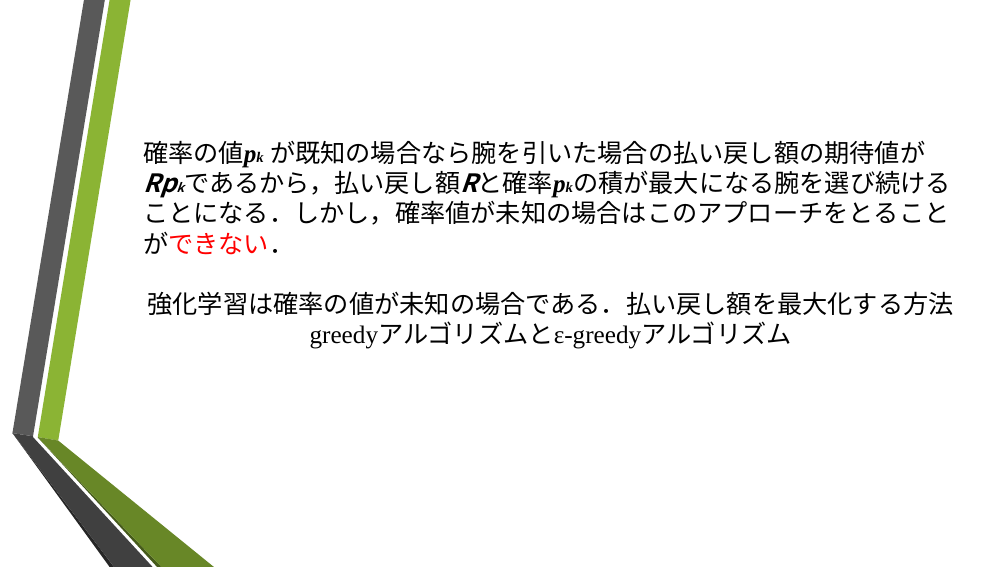
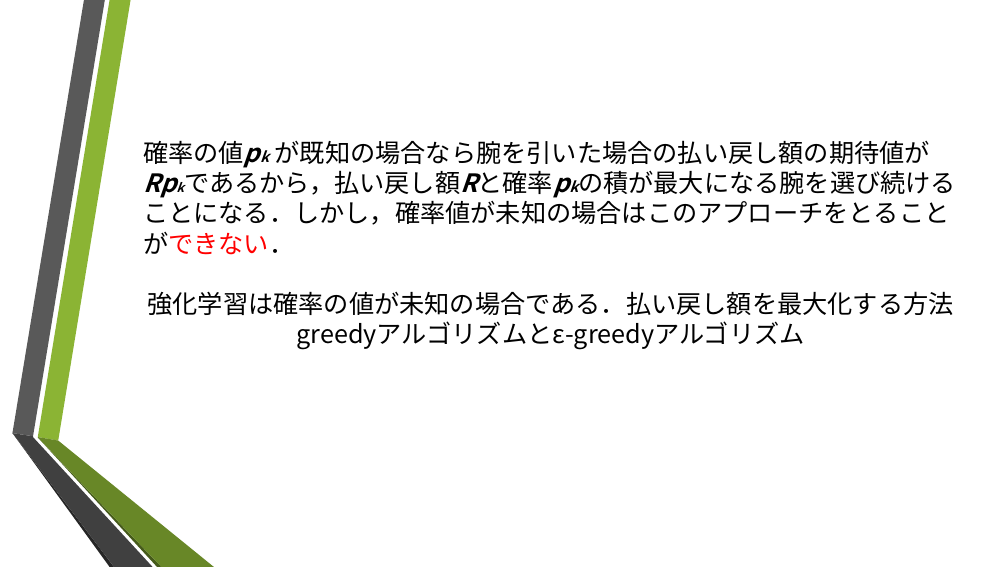
Before and after one commit to makototakamatsu/rainforcement_learning, a slide deck: slide 14 of 強化学習入門2.pptx (slide 8 before the commit). Drawn at 1008x567 pixels with LibreOffice and Linux fonts; fonts in the diff are those of the drawing; background and template pictures are left out. Boxes give left, top, right and bottom in pixels: in the first picture for what was removed or moved away, otherwise in the second. Text is boxed around its words. In the diff, an @@ line names an element or a change of style, - is before the commit and + after.

```diff
--- a/強化学習入門2.pptx
+++ b/強化学習入門2.pptx
@@ text "確率の値pk が既知の場合なら腕を引いた場合の払い戻し額の期待値がRpkであるから，払い戻し額Rと確率pkの積が最大にな ..." at bbox=[143, 140, 954, 350]: font Times New Roman to Noto Sans CJK JP in "確率の値pk が既知の場合なら腕を引いた場合の払い戻し額の期待値がRpkであるから，払い戻し額Rと確率pkの積が最大にな ...", "強化学習は確率の値が未知の場合である．払い戻し額を最大化する方法greedyアルゴリズムとε-greedyアルゴリズム" @@
```
Also in this commit, not shown: 5 other slides changed, 7 slides added, 2 slides removed.
